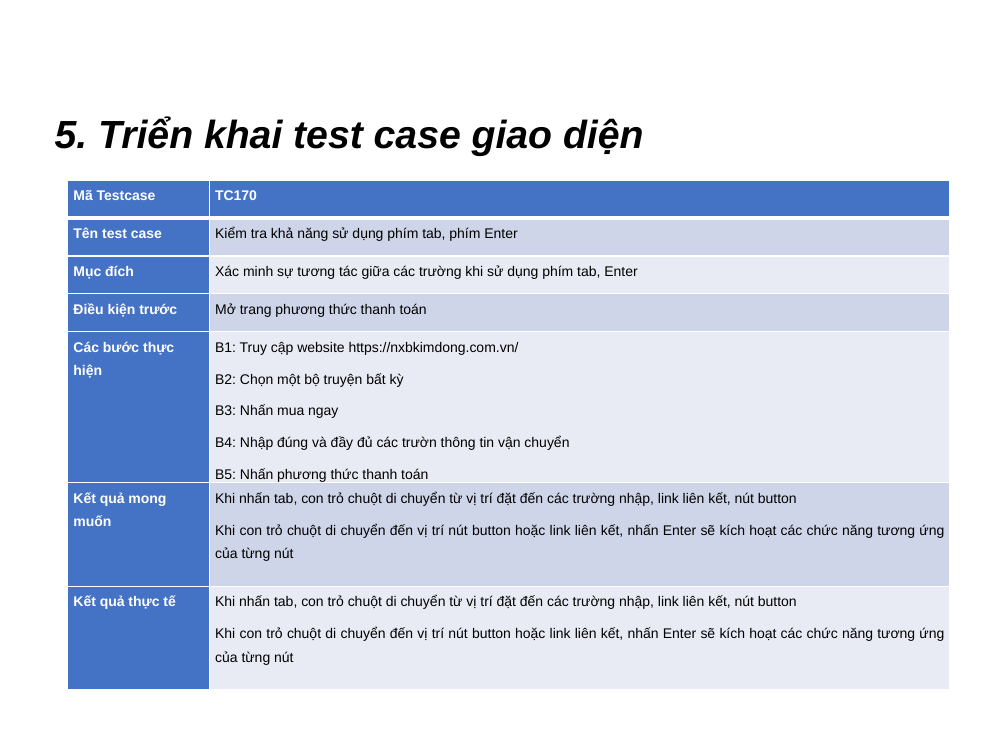
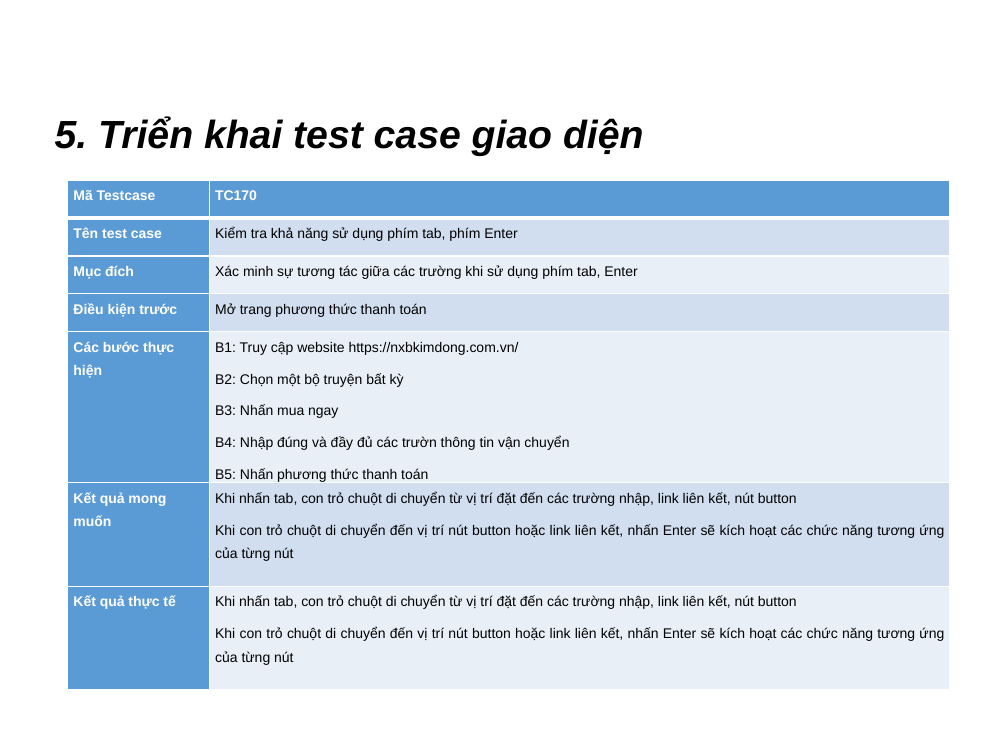
Before and after one commit to LeThiAnh06042004/DA2_KiemThuWebsiteNXBKimDong, a slide deck: slide 15 of docs/Template Slide SQA.pptx. Drawn at 1008x756 pixels with LibreOffice and Linux fonts; fonts in the diff are those of the drawing; background and template pictures are left out. Boxes give left, top, right and bottom in pixels: in the first picture for what was removed or moved away, otherwise in the second. Text is boxed around its words. In the diff, an @@ line names an element or a change of style, - is before the commit and + after.

```diff
--- a/docs/Template Slide SQA.pptx
+++ b/docs/Template Slide SQA.pptx
@@ table at (x1=68, y1=180, x2=951, y2=696) @@
@@ fill #4472C4 to #5B9BD5 in 8 cells @@
@@ fill #CFD5EA to #D2DEEF in 3 cells @@
@@ fill #E9EBF5 to #EAEFF7 in 3 cells @@
```
Also in this commit, not shown: 4 other slides changed, 8 other files.
